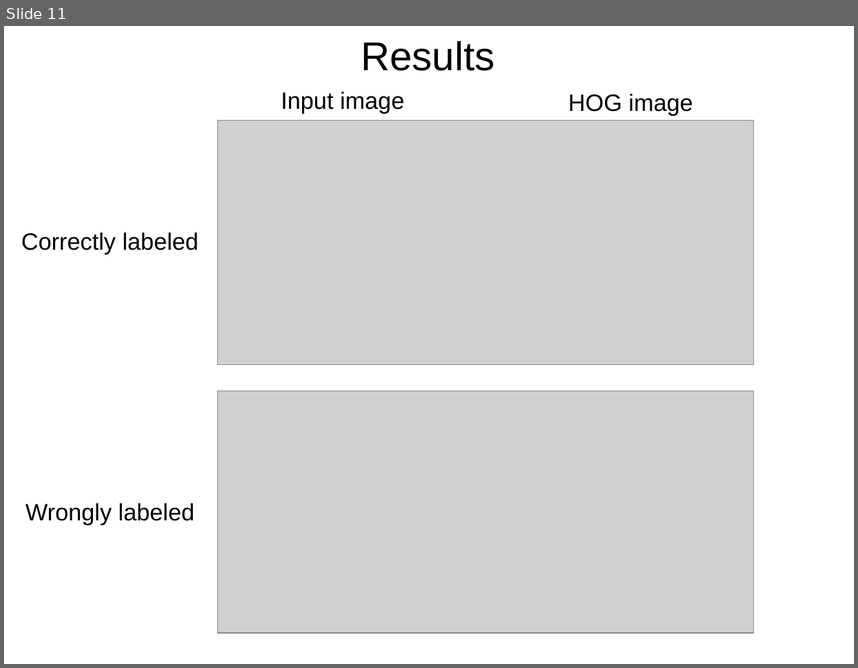
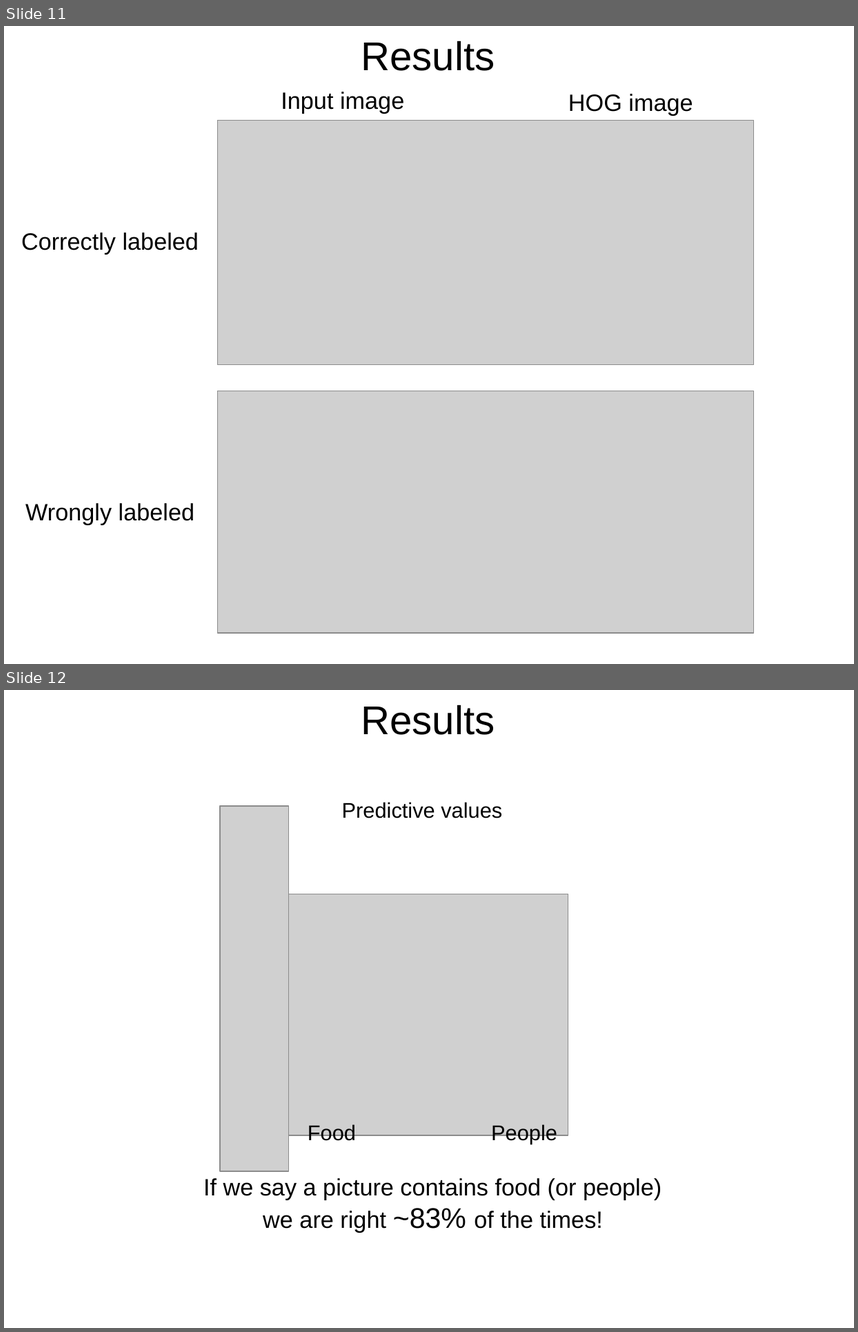
Before and after one commit to mpellegri/FoodvSkin, a slide deck: Pictures for presentation/Presentation_MP.pptx. Shown one above the other, each under a label of ours: slide 11 before the commit, slides 11 and 12 after it. The pictures are 858x668 and 858x1332 pixels, drawn with LibreOffice and Linux fonts; fonts in the diff are those of the drawing; grey boxes stand for pictures. Boxes give left, top, right and bottom in pixels: in the first picture for what was removed or moved away, otherwise in the second. Text is boxed around its words. In the diff, an @@ line names an element or a change of style, - is before the commit and + after.

Commit message:
Added slide with data from new set

```diff
--- a/Pictures for presentation/Presentation_MP.pptx
+++ b/Pictures for presentation/Presentation_MP.pptx
@@ slide 12 added at <box>4,690,854,1328</box>, background #FFFFFF @@
@@ text added at <box>361,705,495,735</box>, 34 pt, text #000000 @@
+Results
@@ picture added at <box>220,806,289,1170</box> @@
@@ text added at <box>342,802,502,818</box>, 18 pt, text #000000 @@
+Predictive values
@@ picture added at <box>288,894,568,1136</box> @@
@@ text added at <box>308,1124,356,1143</box>, 18 pt, text #000000 @@
+Food
@@ text added at <box>491,1124,557,1143</box>, 18 pt, text #000000 @@
+People
@@ text added at <box>203,1178,662,1232</box>, 20 pt, text #000000 @@
+If we say a picture contains food (or people)
+we are right ~83% of the times!
```
